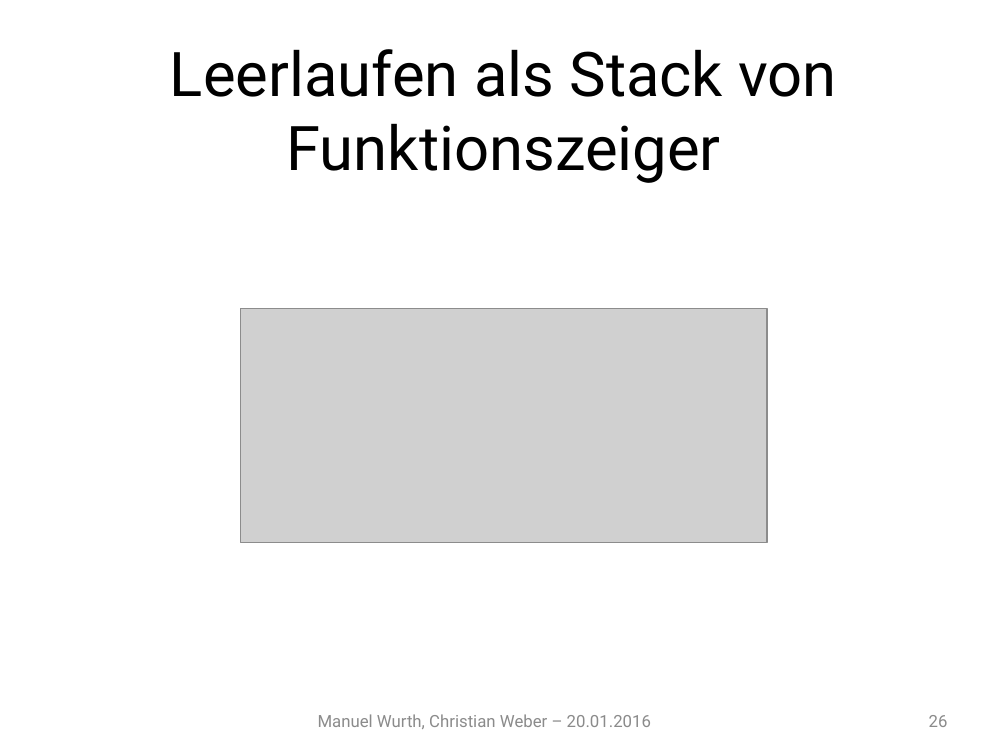
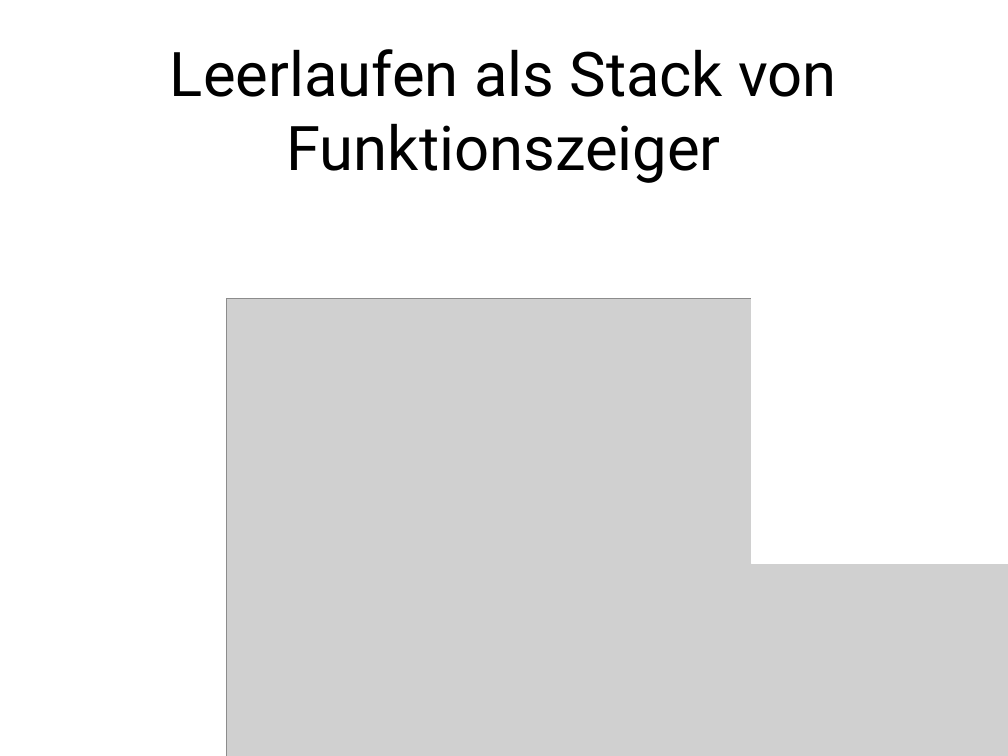
Before and after one commit to Mudvayne/FischertechnikSimulator, a slide deck: slide 26 of Documentation/Präsentation/Präsentation.pptx. Drawn at 1008x756 pixels with LibreOffice and Linux fonts; fonts in the diff are those of the drawing; grey boxes stand for pictures; background and template pictures are left out. Boxes give left, top, right and bottom in pixels: in the first picture for what was removed or moved away, otherwise in the second. Text is boxed around its words. In the diff, an @@ line names an element or a change of style, - is before the commit and + after.

Commit message:
Replaced Pictures of Code with Word representations

```diff
--- a/Documentation/Präsentation/Präsentation.pptx
+++ b/Documentation/Präsentation/Präsentation.pptx
@@ rectangle added at <box>751,246,1008,563</box>, fill #FFFFFF, outline #FFFFFF 0.75 pt @@
@@ picture added at <box>226,298,1008,756</box> @@
@@ picture removed at <box>241,308,767,542</box> @@
@@ text removed at <box>318,714,651,729</box> @@
-Manuel Wurth, Christian Weber – 20.01.2016
@@ page number removed at <box>929,715,948,727</box> @@
-26
```
Also in this commit, not shown: 5 other slides changed.
